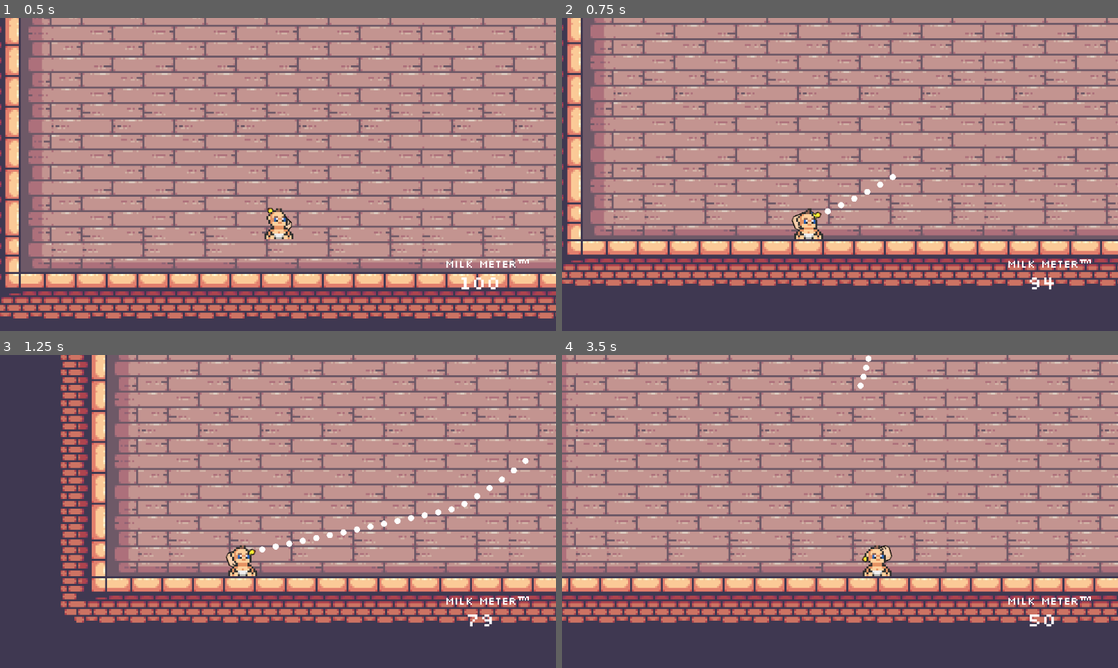
Above: before the commit, frames 1-4 (two rows, left to right).
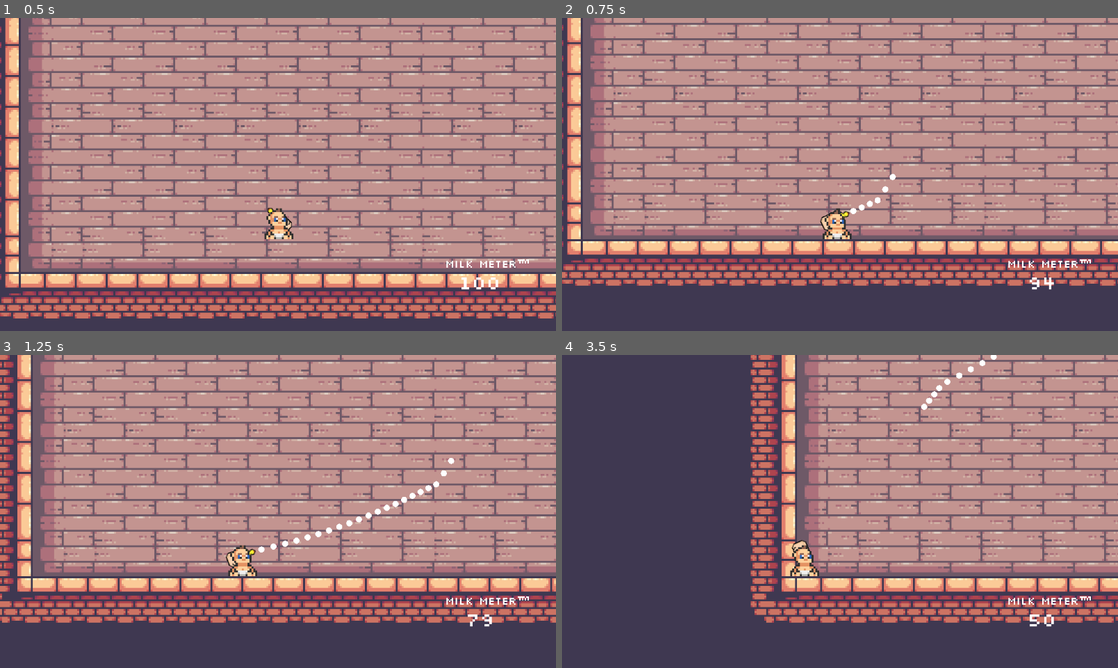
Above: after the commit, the same moments.

Repository: duncwilliams/trust-fund-baby
Game: Godot game, scene res://scenes/main.tscn
The game is run twice, just before and just after one commit, with the same random seed, the same clock (stepped at 60 frames per second) and the same inputs.
Inputs (mouse positions are in pixels of both pictures, inside the frame that each line leads up to):
- Up to frame 1 (0.5 s): no input
- Up to frame 2 (0.75 s): move the mouse to (962, 158) at 0.52 s; press the mouse at (962, 158) at 0.53 s
- Up to frame 3 (1.25 s): no input
- Up to frame 4 (3.5 s): move the mouse to (728, 527) at 1.27 s; release the mouse at (728, 527) at 1.28 s; click (728, 527) at 1.35 s; move the mouse to (895, 442) at 2.02 s; press the mouse at (895, 442) at 2.03 s; move the mouse to (812, 574) at 2.77 s; release the mouse at (812, 574) at 2.78 s; click (812, 574) at 2.85 s

Frame 1 is identical in both runs. In frame 2, 1.0% of the frame differs, in the area x 41-61%, y 50-71%; in frame 3, 31%; in frame 4, 47%, in the area x 0-100%, y 0-86%.

Commit message:
reworked thrust system

Diff:
--- a/scripts/baby.gd
+++ b/scripts/baby.gd
@@ -3,18 +3,20 @@
 signal milk_amount_changed(new_milk_amount: int)
 
 @onready var bottle: Node2D = %Bottle
-var thrust_force: float = 400
+var thrust_force: float = 15
+var max_velocity: float = 600
 
 func _physics_process(delta: float) -> void:
 	# gravity
-	if not is_on_floor():
+	if (not is_on_floor() and not bottle.currently_firing) :
 		velocity += get_gravity() * delta
 
 	move_and_slide()
 
 
 func milk_thrust(thrust_angle: Vector2) -> void:
-	velocity = thrust_angle * thrust_force
+	velocity += thrust_angle * thrust_force
+	velocity = velocity.limit_length(max_velocity)
 
 
 func _on_area_2d_area_entered(area: Area2D) -> void:
--- a/scripts/bottle.gd
+++ b/scripts/bottle.gd
@@ -7,14 +7,21 @@
 var milk_launch_speed: float = 500.0
 var fire_rate: float = 0.02
 var can_fire: bool = true
+var currently_firing = false
 var milk_amount: int = 100
 
 func _process(delta: float) -> void:
 	look_at(get_global_mouse_position())
 
-	if (Input.is_action_pressed("shoot_milk") and can_fire and milk_amount > 0):
-		can_fire = false
-		shoot_milk()
+	if (Input.is_action_pressed("shoot_milk") and milk_amount > 0):
+		# set currently_firing to true to temporarily disable gravity while BLASTING off
+		currently_firing = true
+		if can_fire:
+			# set can_fire to false so that it can't fire again until fire rate cooldown at end of shoot_milk()
+			can_fire = false
+			shoot_milk()
+	else:
+		currently_firing = false
 
 
 func refill() -> void:
--- a/scripts/milk.gd
+++ b/scripts/milk.gd
@@ -13,10 +13,10 @@
 
 
 func _on_area_entered(area: Area2D) -> void:
-	if (!area.is_in_group("baby") and !area.is_in_group("milk")):
+	if (not area.is_in_group("baby") and not area.is_in_group("milk")):
 		queue_free()
 
 
 func _on_body_entered(body: Node2D) -> void:
-	if (!body.is_in_group("baby") and !body.is_in_group("milk")):
+	if (not body.is_in_group("baby") and not body.is_in_group("milk")):
 		queue_free()
